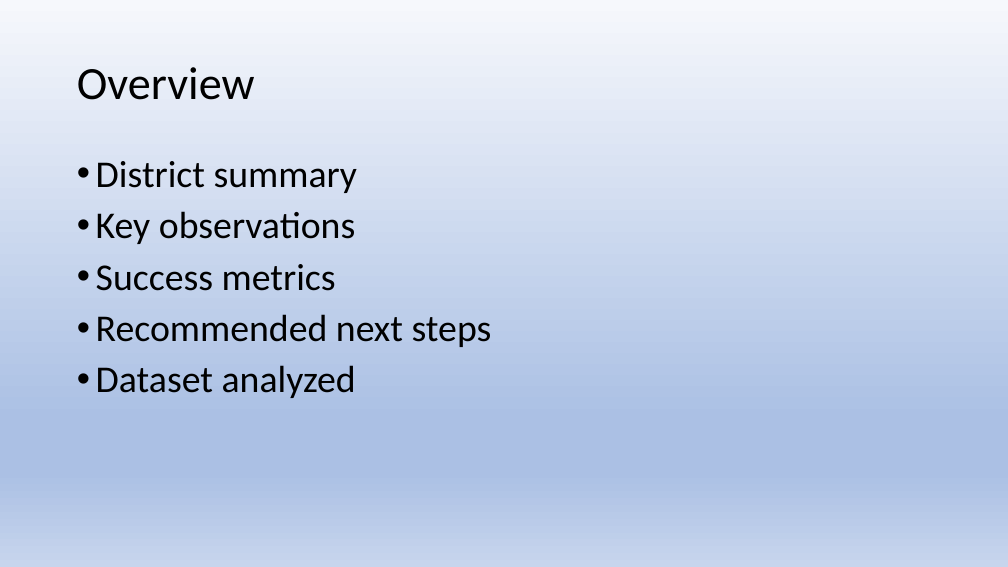
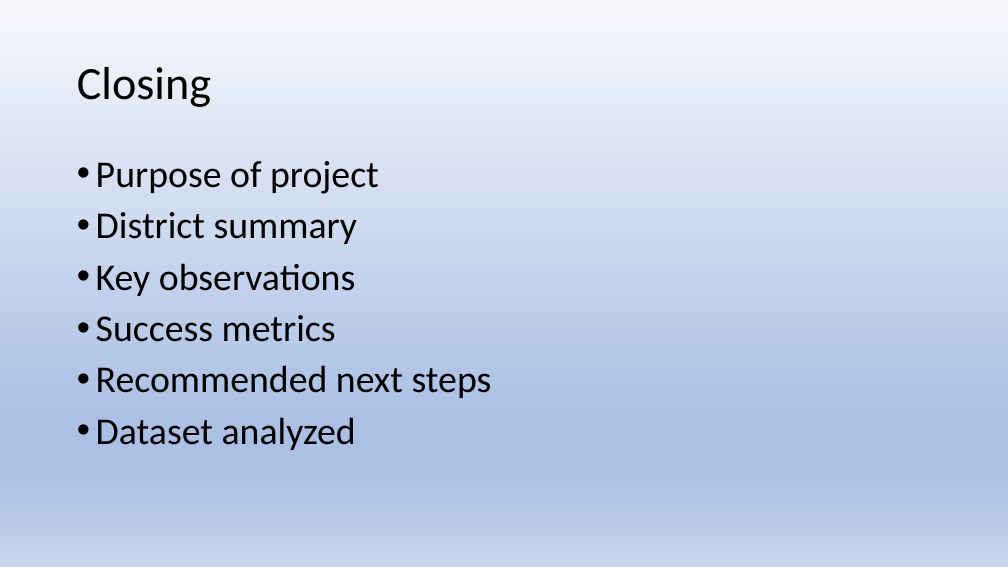
Before and after one commit to js816/tableau_school_district_analysis, a slide deck: slide 20 of School District Analysis.pptx (slide 22 before the commit). Drawn at 1008x567 pixels with LibreOffice and Linux fonts; fonts in the diff are those of the drawing. Boxes give left, top, right and bottom in pixels: in the first picture for what was removed or moved away, otherwise in the second. Text is boxed around its words. In the diff, an @@ line names an element or a change of style, - is before the commit and + after.

```diff
--- a/School District Analysis.pptx
+++ b/School District Analysis.pptx
@@ title at [77, 67, 211, 107]: text changed @@
-Overview
+Closing
@@ text at [96, 161, 379, 194]: paragraph added @@
+• Purpose of project
```
Also in this commit, not shown: 12 other slides changed, 2 slides removed, 1 other file.
